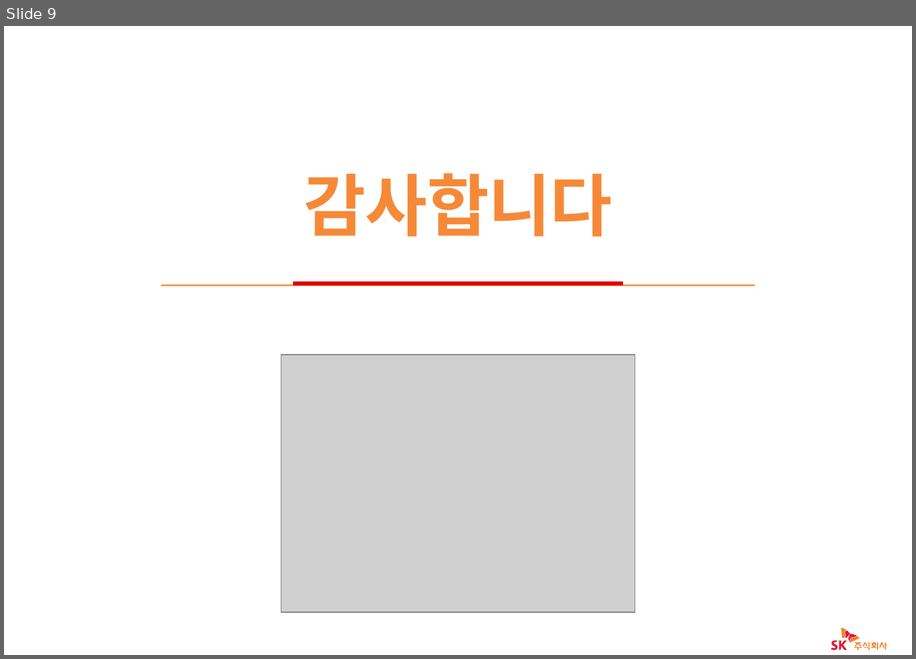
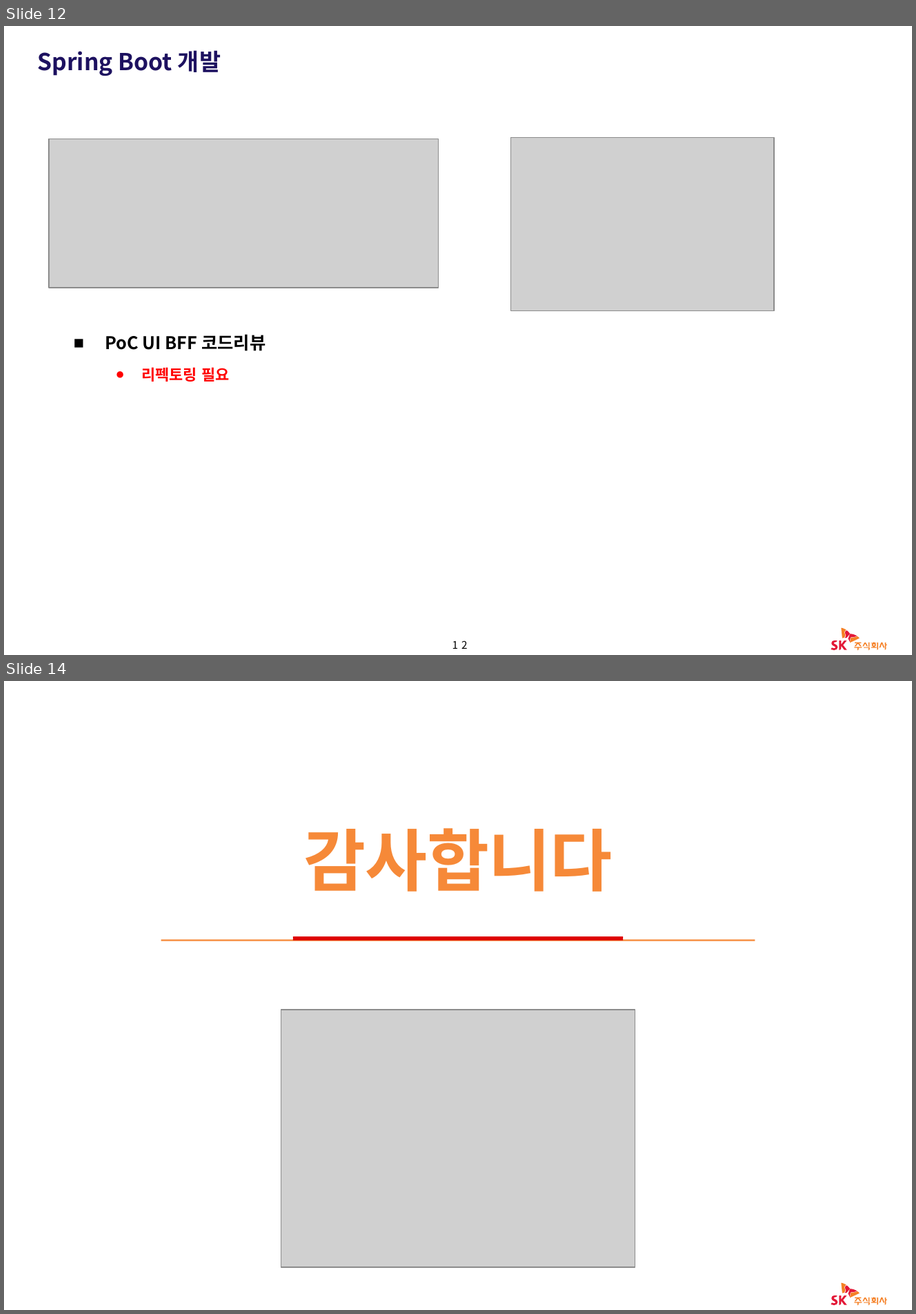
Before and after one commit to okayhan89/tetstet, a slide deck: G2에서.pptx. Shown one above the other, each under a label of ours: slide 9 before the commit, slides 12 and 14 after it; the slides between them are not shown. The pictures are 916x659 and 916x1314 pixels, drawn with LibreOffice and Linux fonts; fonts in the diff are those of the drawing; grey boxes stand for pictures; background and template pictures are left out. Boxes give left, top, right and bottom in pixels: in the first picture for what was removed or moved away, otherwise in the second. Text is boxed around its words. In the diff, an @@ line names an element or a change of style, - is before the commit and + after.

```diff
--- a/G2에서.pptx
+++ b/G2에서.pptx
@@ slide 12 added at (x1=4, y1=26, x2=912, y2=655), background picture (left out); not listed: 15 template elements that a slide beside it also shows @@
@@ title added at (x1=37, y1=50, x2=221, y2=76), 20 pt, text #1D1160, bold @@
+Spring Boot 개발
@@ picture added at (x1=48, y1=139, x2=438, y2=288) @@
@@ picture added at (x1=511, y1=138, x2=775, y2=311) @@
@@ text added at (x1=105, y1=334, x2=266, y2=381), 15 pt, text #000000, bold @@
+■ PoC UI BFF 코드리뷰
+  ● 리펙토링 필요
@@ page number added at (x1=452, y1=640, x2=468, y2=648), 9 pt, text #000000 @@
+12
@@ what was slide 9 is now slide 14 @@
```
Also in this commit, not shown: 2 slides changed, 6 other slides added, 2 slides removed.
